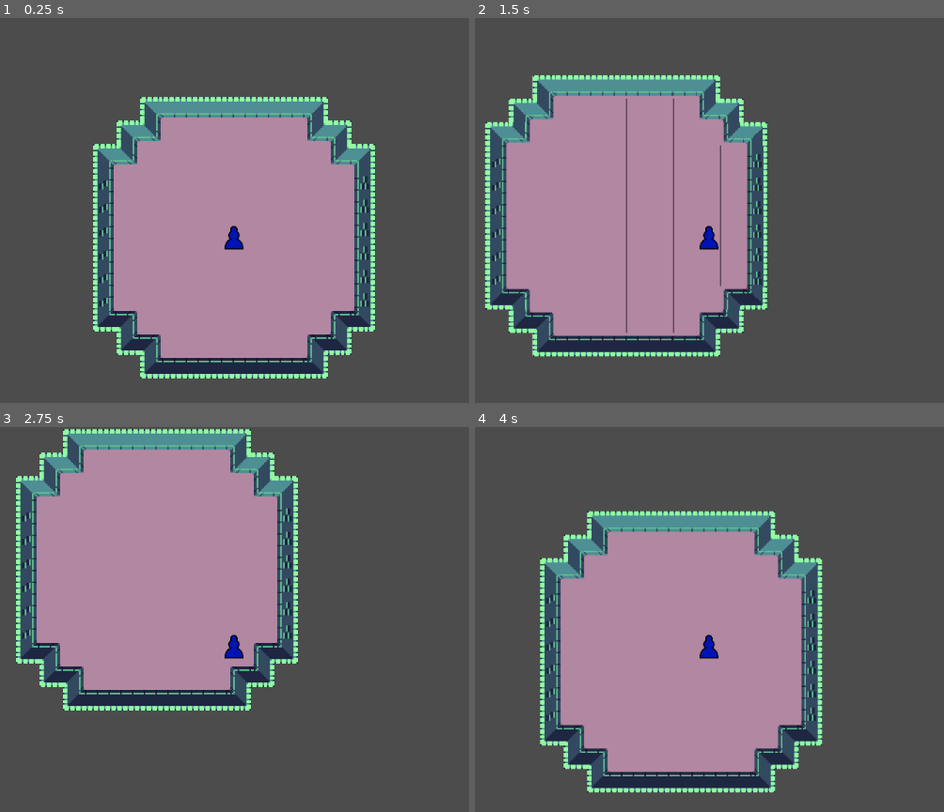
Above: before the commit, frames 1-4 (two rows, left to right).
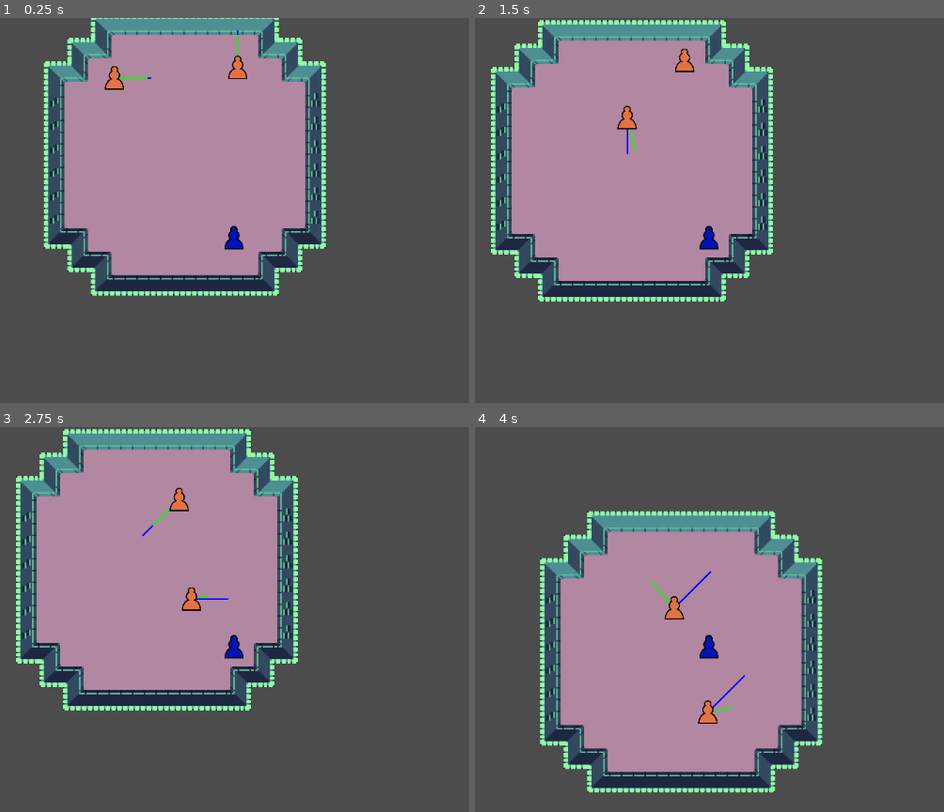
Above: after the commit, the same moments.

Repository: technofromage/chances_dungeon
Game: Godot game, scene res://Scenes/TestScene.tscn
Two runs of this game, one before a commit and one after it. Both use one fixed random seed, a clock stepped at 60 frames per second and the inputs below. This scene is started directly instead of the project's main scene.
Inputs (mouse positions are in pixels of both pictures, inside the frame that each line leads up to):
- Up to frame 1 (0.25 s): no input
- Up to frame 2 (1.5 s): move the mouse to (873, 214) at 0.52 s; hold D (game_right) 0.53-1.28 s; hold Space (game_attack) 0.53-1.28 s; click (873, 214) at 0.67 s; move the mouse to (559, 260) at 1.27 s; hold S (game_down) from 1.28 s (still down); tap Space (game_attack) at 1.35 s
- Up to frame 3 (2.75 s): move the mouse to (309, 550) at 2.02 s; release S (game_down) at 2.03 s; hold D (game_right) from 2.03 s (still down); hold Space (game_attack) from 2.03 s (still down)
- Up to frame 4 (4 s): move the mouse to (671, 735) at 2.77 s; release D (game_right) at 2.78 s; release Space (game_attack) at 2.78 s; hold W (game_up) 2.78-3.53 s; tap Space (game_attack) at 2.85 s; click (671, 735) at 2.92 s; move the mouse to (934, 711) at 3.52 s; hold A (game_left) from 3.53 s (still down); hold Space (game_attack) from 3.53 s (still down)

The runs differ from the first frame. In frame 1, 41% of the frame differs, in the area x 9-80%, y 0-94%; in frame 2, 28%; in frame 3, 0.4%; in frame 4, 0.5%.
Error before the commit: Invalid call. Nonexistent function 'attack' in base 'Nil'. (res://Objects/Scripts/Player.gd:22)

Commit message:
made basic monster walk around, made base AI

Diff:
--- a/Globals/Globals.gd
+++ b/Globals/Globals.gd
@@ -5,6 +5,11 @@
 	BOT
 	LEFT
 	RIGHT
+}
+enum mobType {
+	PLAYER
+	MONSTER
+	BEAST
 }
 
 var debugFont = Control.new().get_font("font")#font used for debug
--- a/Globals/RNGManager.gd
+++ b/Globals/RNGManager.gd
@@ -1,6 +1,7 @@
 extends Node
 
-var rng = RandomNumberGenerator.new()
+var LevelRNG = RandomNumberGenerator.new()
+var ActingRNG =  RandomNumberGenerator.new()#these are seperated so that level seeds can exist
 var spinningText = []
 
 
--- a/Objects/Mobs/Monster.tscn
+++ b/Objects/Mobs/Monster.tscn
@@ -1,25 +1,31 @@
-[gd_scene load_steps=5 format=2]
+[gd_scene load_steps=8 format=2]
 
 [ext_resource path="res://Objects/Scripts/Monster.gd" type="Script" id=1]
 [ext_resource path="res://Sprites/JohnPabloc_Chess/w_pawn_png_128px.png" type="Texture" id=2]
+[ext_resource path="res://Resources/Base/BaseWeapon.tres" type="Resource" id=3]
+[ext_resource path="res://Resources/Base/BaseAI.tres" type="Resource" id=4]
 
 [sub_resource type="CircleShape2D" id=1]
 radius = 22.762
 
 [sub_resource type="SegmentShape2D" id=2]
 
+[sub_resource type="CircleShape2D" id=3]
+radius = 100.0
+
 [node name="Monster" type="KinematicBody2D"]
 collision_layer = 4
 collision_mask = 9
 script = ExtResource( 1 )
+type = 1
+equipedWep = ExtResource( 3 )
+speed = 100
+AI = ExtResource( 4 )
 
 [node name="Sprite" type="Sprite" parent="."]
 modulate = Color( 1, 0.501961, 0.286275, 1 )
 scale = Vector2( 0.25, 0.25 )
 texture = ExtResource( 2 )
-
-[node name="Camera2D" type="Camera2D" parent="."]
-current = true
 
 [node name="CollisionShape2D" type="CollisionShape2D" parent="."]
 shape = SubResource( 1 )
@@ -28,3 +34,12 @@
 
 [node name="CollisionShape2D" type="CollisionShape2D" parent="WeaponHitbox"]
 shape = SubResource( 2 )
+
+[node name="AIHitbox" type="Area2D" parent="."]
+monitorable = false
+collision_layer = 0
+collision_mask = 7
+
+[node name="CollisionShape2D" type="CollisionShape2D" parent="AIHitbox"]
+position = Vector2( 1.16638, 0 )
+shape = SubResource( 3 )
--- a/Objects/Mobs/Player.tscn
+++ b/Objects/Mobs/Player.tscn
@@ -1,7 +1,8 @@
-[gd_scene load_steps=5 format=2]
+[gd_scene load_steps=6 format=2]
 
 [ext_resource path="res://Objects/Scripts/Player.gd" type="Script" id=1]
 [ext_resource path="res://Sprites/JohnPabloc_Chess/w_pawn_png_128px.png" type="Texture" id=2]
+[ext_resource path="res://Resources/Base/BaseWeapon.tres" type="Resource" id=3]
 
 [sub_resource type="CircleShape2D" id=1]
 radius = 22.762
@@ -12,6 +13,7 @@
 collision_layer = 2
 collision_mask = 17
 script = ExtResource( 1 )
+equipedWep = ExtResource( 3 )
 
 [node name="Sprite" type="Sprite" parent="."]
 modulate = Color( 0, 0.0862745, 0.784314, 1 )
--- a/Objects/Scripts/Monster.gd
+++ b/Objects/Scripts/Monster.gd
@@ -1,3 +1,16 @@
 extends Mob
 
 export var AI: Resource
+
+
+func _ready():
+	AI = AI.duplicate()#make the AI unique
+
+func _process(_delta):
+	if AI:
+		AI.process(self)
+	update()
+
+func _draw():
+	draw_line(Vector2(0,0), AI.wonderDirection*50,Color.blue,2)
+	draw_line(Vector2(0,0), velocity*50,Color.green,2)
--- /dev/null
+++ b/Resources/Base/BaseAI.gd
@@ -0,0 +1,29 @@
+extends Resource
+
+var prevDirection = Vector2(0,0)
+var wonderDirection = Vector2(0,0)
+var wonderTimer = 5
+func process(source:Node2D):
+	#print("processing", source)
+	#this is a basic function to be overwritten
+	#this version just makes the guys walk around a bit
+	var scanBox:Area2D = source.get_node("AIHitbox")
+	if wonderTimer == 0:
+		var wiggleX = (RNGMan.ActingRNG.randi()%3)-1
+		var wiggleY = (RNGMan.ActingRNG.randi()%3)-1
+		wonderDirection =  Vector2(wiggleX,wiggleY)
+		wonderTimer = 40
+	wonderTimer-=1
+	var targetVelocity = wonderDirection
+	var collisions = scanBox.get_overlapping_areas()
+	for thing in collisions:#if see player, wall, or other monster
+		var parent = thing.get_parent()
+		var directionToObject = source.position.direction_to(parent.position)
+		var distanceToObject = source.position.distance_to(parent.position)
+		match(parent.type):
+			Glob.mobType.MONSTER:
+				targetVelocity += directionToObject*distanceToObject*(-1)#move away from friend
+			Glob.mobType.PLAYER:
+				targetVelocity += directionToObject*(distanceToObject-90)#move towards enimy, but stay safe distance
+	source.velocity = (targetVelocity.normalized()*0.2)+(prevDirection*0.8)
+	prevDirection = source.velocity
--- a/Resources/Base/BaseAI.tres
+++ b/Resources/Base/BaseAI.tres
@@ -1,3 +1,6 @@
-[gd_resource type="Resource" format=2]
+[gd_resource type="Resource" load_steps=2 format=2]
+
+[ext_resource path="res://Resources/Base/BaseAI.gd" type="Script" id=1]
 
 [resource]
+script = ExtResource( 1 )
--- a/Resources/Base/BaseMob.gd
+++ b/Resources/Base/BaseMob.gd
@@ -1,11 +1,17 @@
 extends KinematicBody2D
 class_name Mob
 
+enum mobType {
+	PLAYER
+	MONSTER
+	BEAST
+}
+export (mobType) var type:int
 export var equipedWep:Resource
-var velocity = Vector2(0,0)
-var speed = 150
+export var speed = 150
 export var MaxHealth = 10
 var health = MaxHealth
+var velocity = Vector2(0,0)
 
 func _physics_process(delta):
 	move_and_slide(velocity*speed)
--- a/Scenes/TestScene.tscn
+++ b/Scenes/TestScene.tscn
@@ -1,15 +1,23 @@
-[gd_scene load_steps=4 format=2]
+[gd_scene load_steps=5 format=2]
 
 [ext_resource path="res://Objects/Rooms/Room_Basic.tscn" type="PackedScene" id=1]
 [ext_resource path="res://Objects/Mobs/Player.tscn" type="PackedScene" id=2]
 [ext_resource path="res://Objects/GUI/PauseMenu.tscn" type="PackedScene" id=3]
+[ext_resource path="res://Objects/Mobs/Monster.tscn" type="PackedScene" id=4]
 
 [node name="Node2D" type="Node2D"]
 
 [node name="Room_basic" parent="." instance=ExtResource( 1 )]
 
 [node name="Player" parent="." instance=ExtResource( 2 )]
+position = Vector2( 66.7897, 113.217 )
 
 [node name="EffectContainer" type="Node" parent="."]
 
 [node name="PauseMenu" parent="." instance=ExtResource( 3 )]
+
+[node name="Monster" parent="." instance=ExtResource( 4 )]
+position = Vector2( 71.9156, -110.114 )
+
+[node name="Monster2" parent="." instance=ExtResource( 4 )]
+position = Vector2( -106.701, -105.886 )
